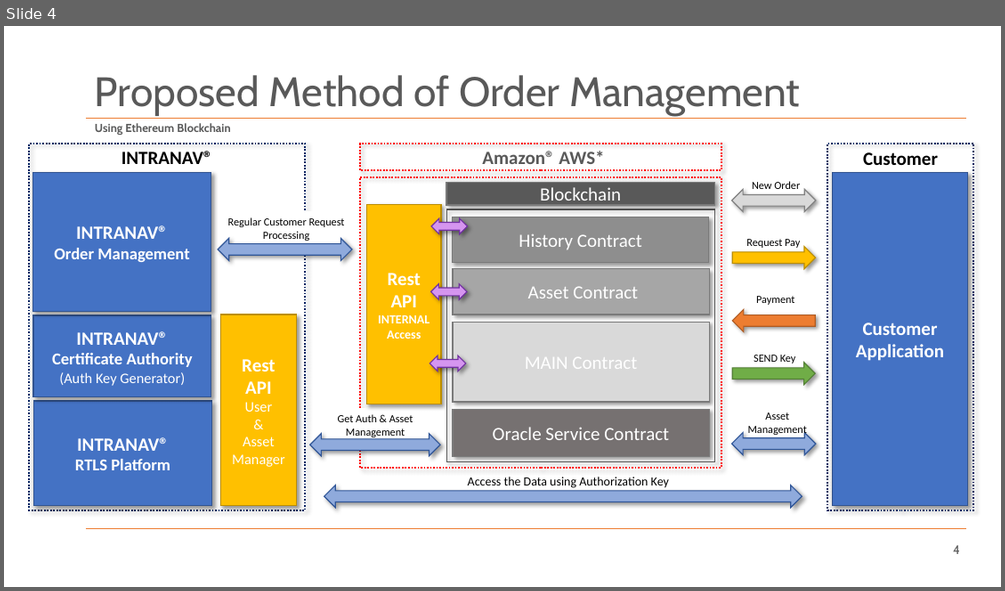
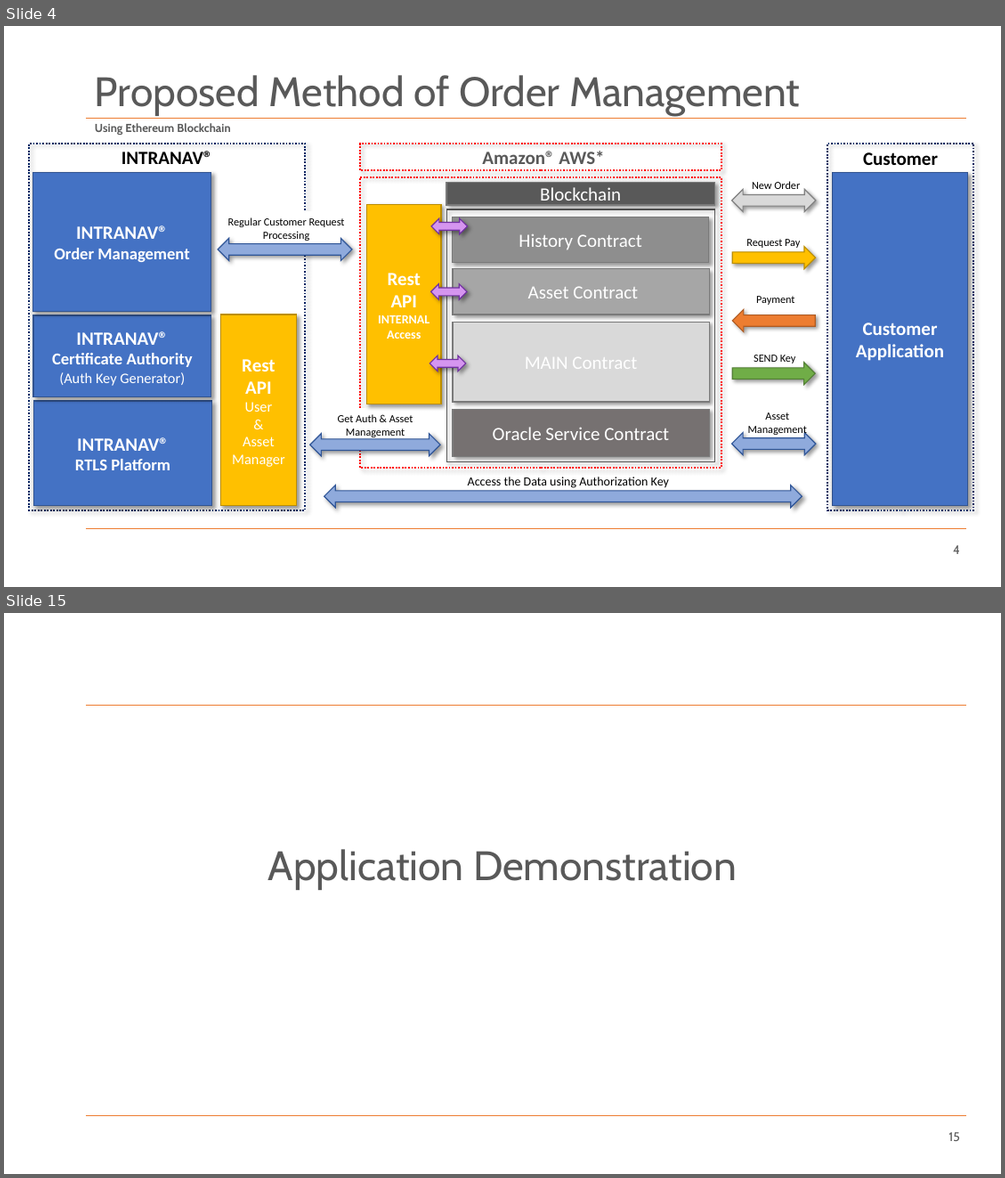
Before and after one commit to SachiHarshitha/HDa_TeamProject_SS21, a slide deck: 00_Documentation/M03_TeamProject_Haid_UWB-Presentation.pptx. Shown one above the other, each under a label of ours: slide 4 before the commit, slides 4 and 15 after it; the slides between them are not shown. The pictures are 1005x591 and 1005x1178 pixels, drawn with LibreOffice and Linux fonts; fonts in the diff are those of the drawing; background and template pictures are left out. Boxes give left, top, right and bottom in pixels: in the first picture for what was removed or moved away, otherwise in the second. Text is boxed around its words. In the diff, an @@ line names an element or a change of style, - is before the commit and + after.

```diff
--- a/00_Documentation/M03_TeamProject_Haid_UWB-Presentation.pptx
+++ b/00_Documentation/M03_TeamProject_Haid_UWB-Presentation.pptx
@@ slide 15 added at [4, 613, 1001, 1174], background #FFFFFF; not listed: 2 template elements that a slide beside it also shows @@
@@ title added at [268, 849, 736, 890], 39.6 pt, text #595959 @@
+Application Demonstration
@@ page number added at [948, 1132, 960, 1141], 12 pt, text #595959 @@
+15
```
Also in this commit, not shown: 10 slides changed, 2 other slides added, 2 slides removed, 11 other files.
